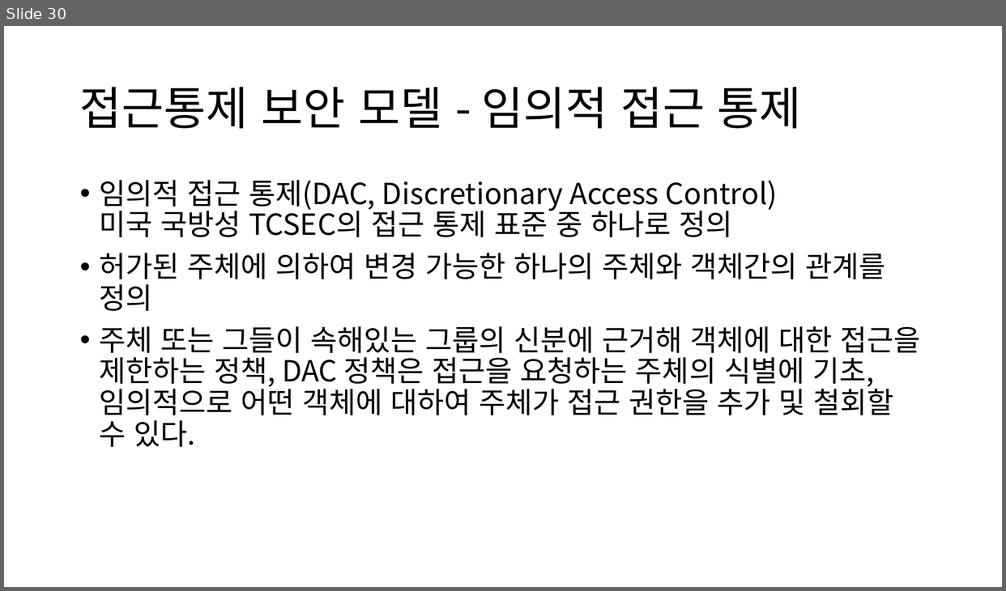
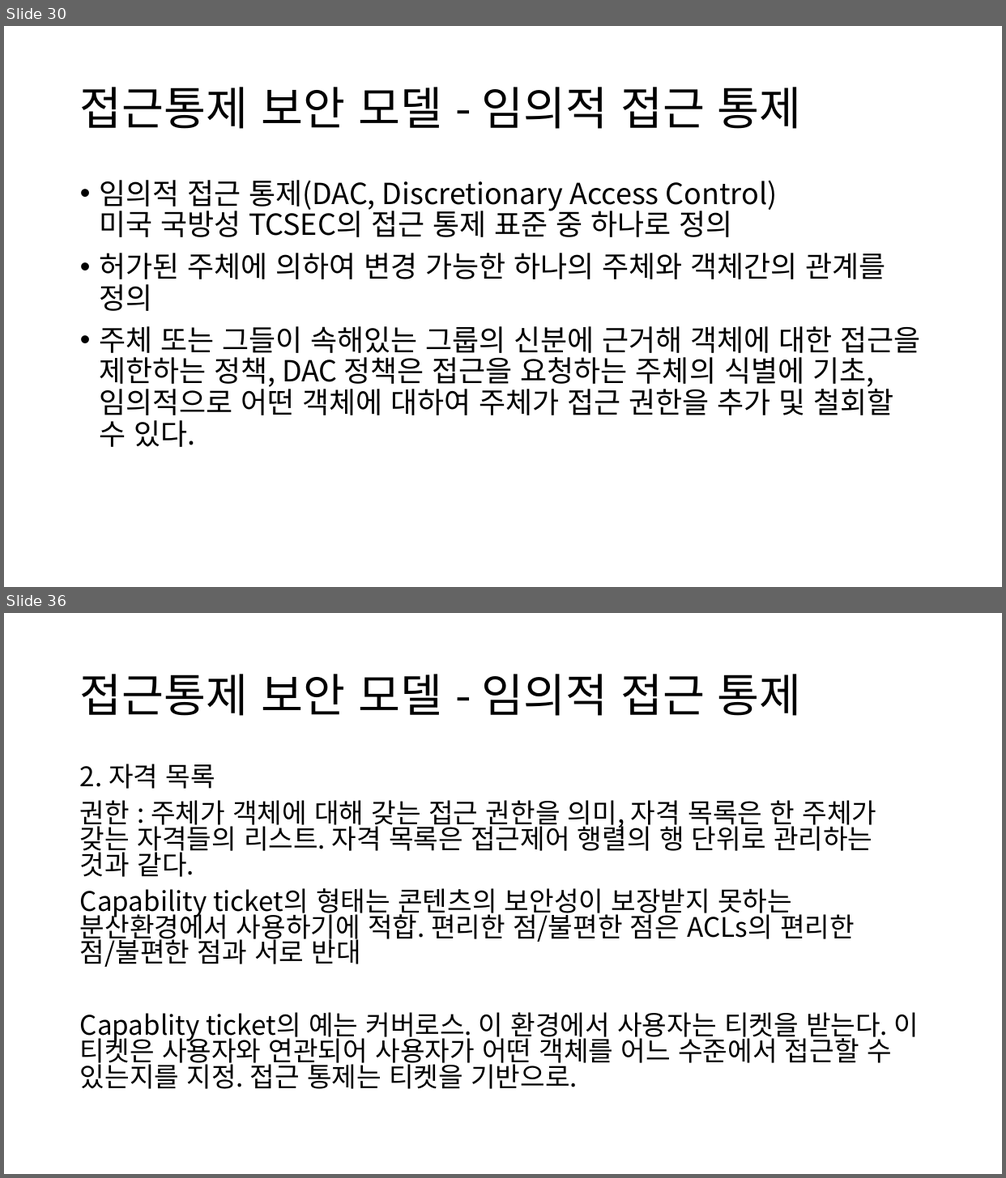
Before and after one commit to YJLII/Security, a slide deck: 정보보호론 Part 03 접근통제.pptx. Shown one above the other, each under a label of ours: slide 30 before the commit, slides 30 and 36 after it; the slides between them are not shown. The pictures are 1006x591 and 1006x1178 pixels, drawn with LibreOffice and Linux fonts; fonts in the diff are those of the drawing. Boxes give left, top, right and bottom in pixels: in the first picture for what was removed or moved away, otherwise in the second. Text is boxed around its words. In the diff, an @@ line names an element or a change of style, - is before the commit and + after.

Commit message:
2021-05-24-02

```diff
--- a/정보보호론 Part 03 접근통제.pptx
+++ b/정보보호론 Part 03 접근통제.pptx
@@ slide 36 added at bbox=[4, 613, 1002, 1174], background #FFFFFF @@
@@ title added at bbox=[80, 674, 802, 716], 44 pt, text #000000 @@
+접근통제 보안 모델 - 임의적 접근 통제
@@ text added at bbox=[80, 764, 919, 1089], 25.9 pt, text #000000 @@
+2. 자격 목록
+권한 : 주체가 객체에 대해 갖는 접근 권한을 의미, 자격 목록은 한 주체가 갖는 자격들의 리스트. 자격 목록은 접근제어 행렬의 행 단위로 관리하는 것과 같다.
+Capability ticket의 형태는 콘텐츠의 보안성이 보장받지 못하는 분산환경에서 사용하기에 적합. 편리한 점/불편한 점은 ACLs의 편리한 점/불편한 점과 서로 반대
+Capablity ticket의 예는 커버로스. 이 환경에서 사용자는 티켓을 받는다. 이 티켓은 사용자와 연관되어 사용자가 어떤 객체를 어느 수준에서 접근할 수 있는지를 지정. 접근 통제는 티켓을 기반으로.
```
Also in this commit, not shown: 1 slide changed, 7 other slides added.
